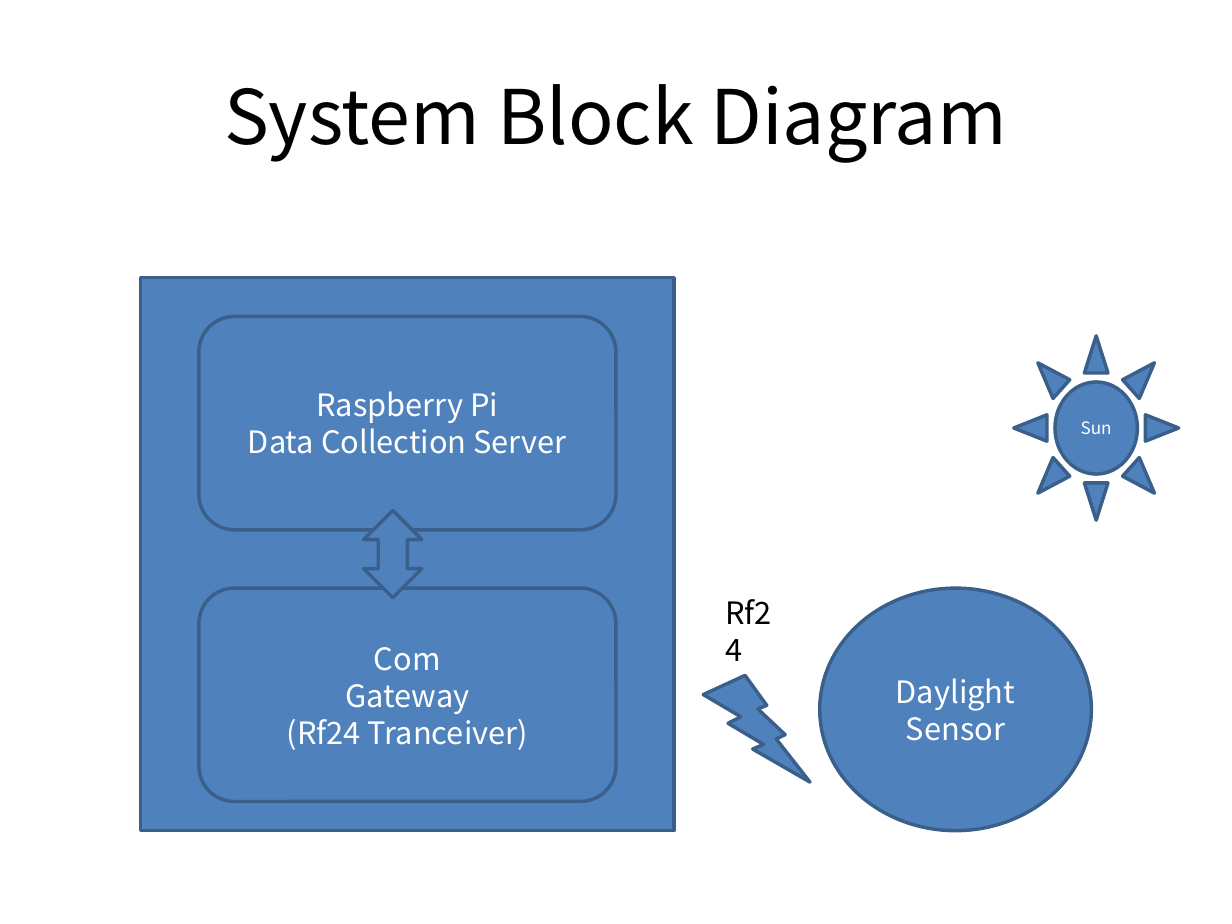
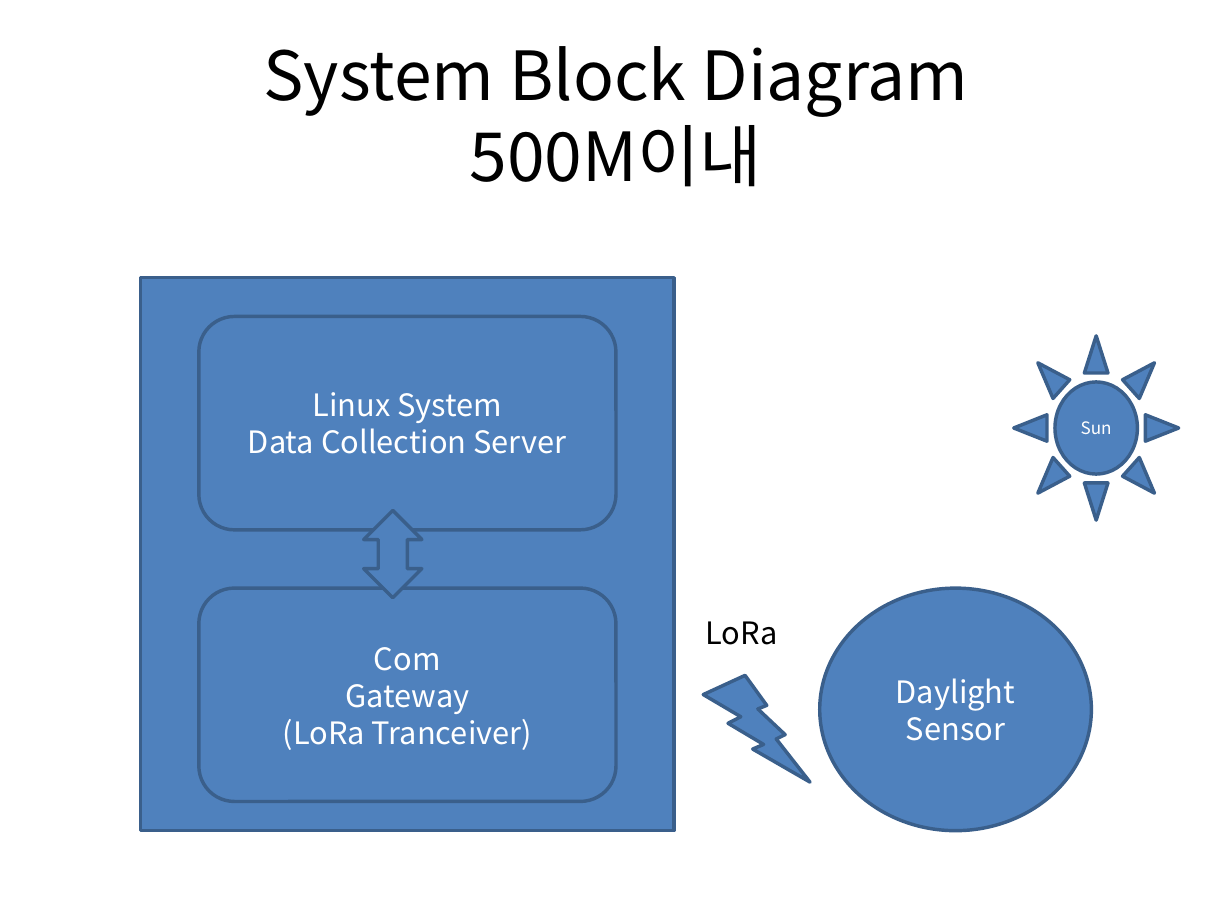
Before and after one commit to ihong9059/newBsl, a slide deck: slide 3 of project/dayLight/Daylight Sensor Data Collection.pptx (slide 2 before the commit). Drawn at 1232x924 pixels with LibreOffice and Linux fonts; fonts in the diff are those of the drawing. Boxes give left, top, right and bottom in pixels: in the first picture for what was removed or moved away, otherwise in the second. Text is boxed around its words. In the diff, an @@ line names an element or a change of style, - is before the commit and + after.

```diff
--- a/project/dayLight/Daylight Sensor Data Collection.pptx
+++ b/project/dayLight/Daylight Sensor Data Collection.pptx
@@ title at box(264, 46, 968, 187): text changed; size 44 to 39.6 pt @@
-System Block Diagram
+System Block Diagram
+500M이내
@@ text in rounded rectangle at box(313, 392, 502, 423): text changed @@
-Raspberry Pi
+Linux System
@@ text at box(706, 621, 778, 645): text changed @@
-Rf24
+LoRa
@@ text in rounded rectangle at box(283, 712, 532, 750): text changed @@
-(Rf24 Tranceiver)
+(LoRa Tranceiver)
```
Also in this commit, not shown: 1 other slide changed, 1 slide added, 24 other files.
